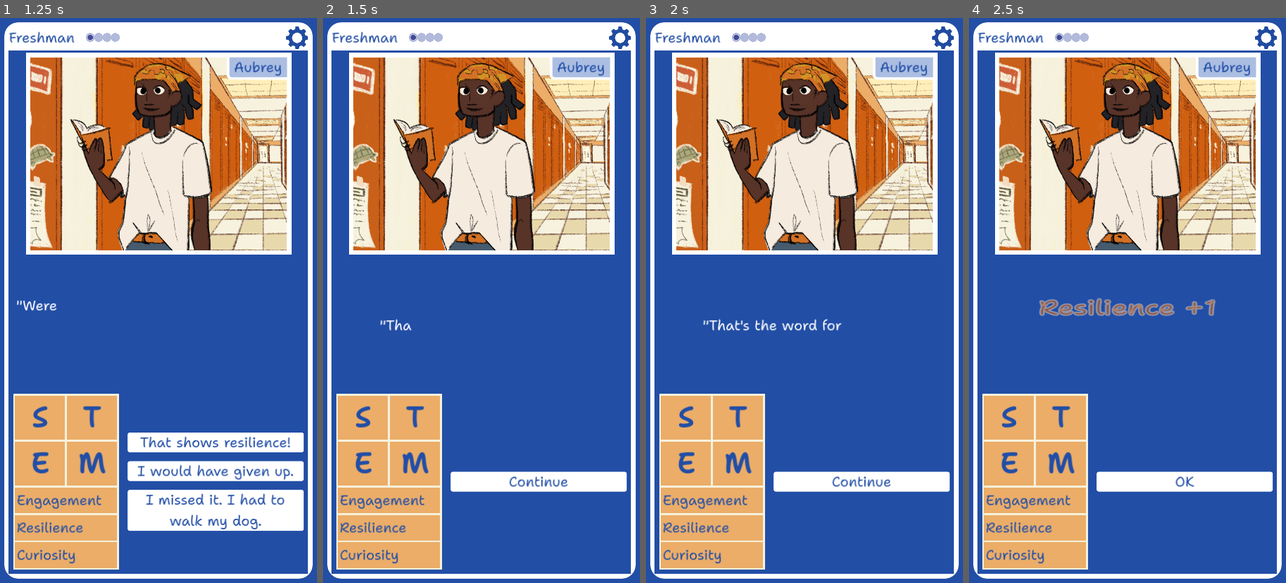
Above: before the commit, frames 1-4 (left to right).
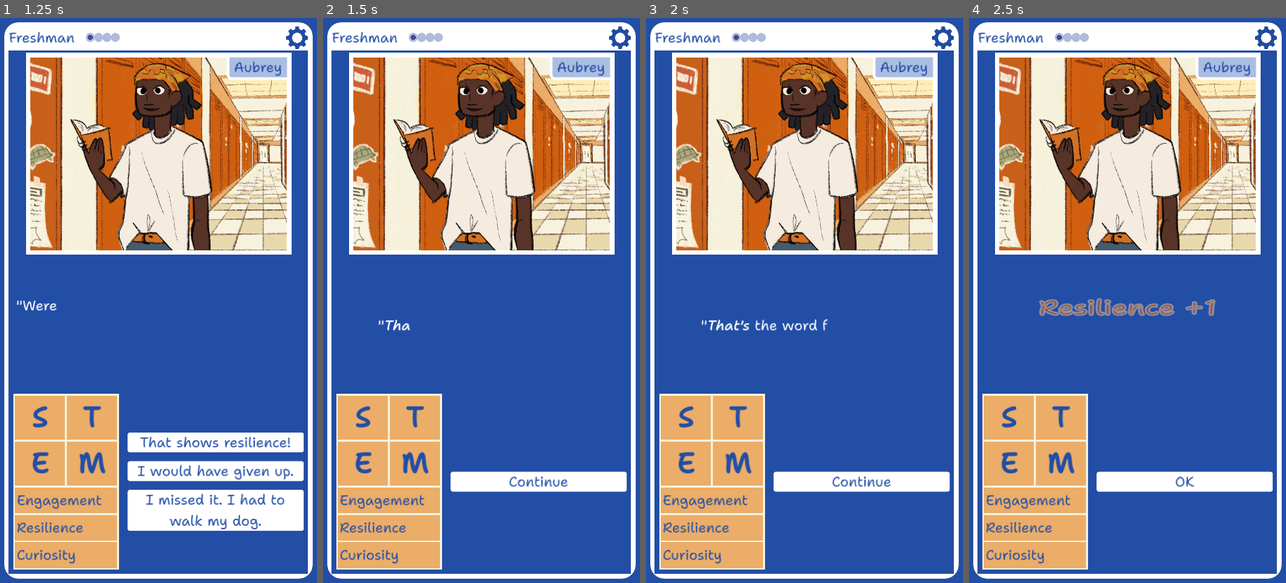
Above: after the commit, the same moments.

Repository: stem-career-paths/game
Game: Godot game, scene res://ui/screen.tscn
Two runs of this game, one before a commit and one after it. Both use one fixed random seed, a clock stepped at 60 frames per second and the inputs below. The engine's default icon, where the game draws it, is replaced by a stand-in: a white triangle on a blue panel in a dark square.
Inputs (mouse positions are in pixels of both pictures, inside the frame that each line leads up to):
- Up to frame 1 (1.25 s): click (158, 498) at 0.52 s
- Up to frame 2 (1.5 s): click (538, 441) at 1.27 s
- Up to frame 3 (2 s): no input
- Up to frame 4 (2.5 s): click (1184, 481) at 2 s

Frame 1 is identical in both runs. In frame 2, 0.1% of the frame differs, in the area x 17-28%, y 53-56%; in frame 3, 0.2%, in the area x 17-62%, y 53-56%; in frame 4, nothing differs.

Commit message:
Replace underline with italics

Diff:
--- a/project/story/drama_club/cast_or_crew.gd
+++ b/project/story/drama_club/cast_or_crew.gd
@@ -1,6 +1,6 @@
 extends SimpleStory
 
-var text := '"I love Drama Club! Do you want to be in the [u]cast[/u] or help me with the [u]tech[/u] side of things?"'
+var text := '"I love Drama Club! Do you want to be in the [i]cast[/i] or help me with the [i]tech[/i] side of things?"'
 
 var npc_name := "Aubrey"
 
--- a/project/story/drama_club/tech.gd
+++ b/project/story/drama_club/tech.gd
@@ -4,7 +4,7 @@
 const _DRAMA_DIR := "res://story/drama_club/"
 
 var text := [
-	'You find Hilda hip-deep in a mess of lights, wires, cables, and stands.',
+	"You find Hilda hip-deep in a mess of lights, wires, cables, and stands.",
 	'"I [b]love[/b] working on the tech side of theater! Every show gives me new challenges!"',
 ]
 
--- a/project/story/drama_club/upcoming_show.gd
+++ b/project/story/drama_club/upcoming_show.gd
@@ -3,19 +3,19 @@
 var npc_name := "Hilda"
 
 var text := [
-	'"Oh man oh man oh man. There\'s a show this weekend, and I have math [u]and[/u] English tests coming up."',
+	'"Oh man oh man oh man. There\'s a show this weekend, and I have math [i]and[/i] English tests coming up."',
 	'"I\'m [b]ROYALLY[/b] stressed."'
 ]
 
 var options := {
 	"Studying is most important": {
-		"text" : '"That is easy to say, but what if I screw up the performance?!"',
+		"text" : '"That\'s easy to say, but what if I screw up the performance?!"',
 		"effects": {
 			"mathematics": +2,
 		}
 	},
 	"Focus on the show": {
-		"text": '"Yes, I [u]NEED[/u] to do well... but I also [u]NEED[/u] to pass these tests. [b]UGH[/b]."',
+		"text": '"Yes, I [i]NEED[/i] to do well... but I also [i]NEED[/i] to pass these tests. [b]UGH[/b]."',
 	},
 	"Do both": {
 		"text": ['"I wanna do both! But it\'s really really stressful!"',
--- a/project/story/robotics_club/programming.gd
+++ b/project/story/robotics_club/programming.gd
@@ -22,7 +22,7 @@
 		}
 	},
 	"No, try something new.": {
-		"text": "I guess this is my chance, right? Maybe I will try using the 3D printer or CNC machine.",
+		"text": '"I guess this is my chance, right? Maybe I will try using the 3D printer or CNC machine."',
 		"effects": {
 			"curiosity": +1,
 			"engineering": +1
--- a/project/story/rpg/conflict.gd
+++ b/project/story/rpg/conflict.gd
@@ -12,9 +12,6 @@
 var location := "hallway"
 
 var options := {
-#	"Forget about it": {
-#		"text": '"Um... You are sure this won\'t happen again? I don\'t know."',
-#	},
 	"I will apologize": {
 		"text": '"Thanks! I\'m sure Alex will be happy to clear it up."',
 		"effects": {
--- a/project/story/rpg/game_session.gd
+++ b/project/story/rpg/game_session.gd
@@ -14,7 +14,7 @@
 	"Door-melting potion" :{
 		"text": [
 			'"You pull together every potion ingredient you might have and stir it up..."',
-			'Steven rolls a big die.',
+			"Steven rolls a big die.",
 			'"Well, the door\'s just [b]gone[/b] now. Just... melted into goop."'
 			],
 		"effects": {
@@ -24,7 +24,7 @@
 	"Pick the lock" :{
 		"text": [
 			'"With your expert tools you begin to pick the lock..."',
-			'Steven rolls a die.',
+			"Steven rolls a die.",
 			'"And the door clicks open!"'
 			],
 		"effects": {
@@ -34,8 +34,8 @@
 	"Ricochet a pebble to break the lock" :{
 		"text": [
 			'"You throw a pebble at the wall..."',
-			'Steven rolls two dice.',
-			'"And the lock snaps off, letting the door creep open."'
+			"Steven rolls two dice.",
+			'"At just the right angle! The lock snaps off, letting the door creep open."'
 		],
 		"effects": {
 			"mathematics": +1
@@ -43,8 +43,8 @@
 	},
 	"Hack the door":{
 		"text": [
-			'"[u]Hack[/u] the door? How do you- wait a minute..."',
-			'Steven rolls lots of tiny dice.',
+			'"[i]Hack[/i] the door? How do you- wait a minute..."',
+			"Steven rolls lots of tiny dice.",
 			'"You use magic to get into the door\'s head, making it forget it\'s a door. It slides open."'
 		],
 		"effects": {
--- a/project/story/starting_stories/athletic_scholarship.gd
+++ b/project/story/starting_stories/athletic_scholarship.gd
@@ -15,6 +15,6 @@
 		"text": '"Yeah! I am hoping to get a scholarship so I can afford college. It\'s expensive."',
 	},
 	"Do you want to be a professional athlete?": {
-		"text": '"Nah, I love sports and want to keep playing, though. I [u]think[/u] I\'d like to be a coach."'
+		"text": '"Nah, I love sports and want to keep playing, though. I [i]think[/i] I\'d like to be a coach."'
 	}
 }
--- a/project/story/starting_stories/big_vs_small.gd
+++ b/project/story/starting_stories/big_vs_small.gd
@@ -1,6 +1,6 @@
 extends SimpleStory
 
-var text := '"I\'ve been thinking about college. Do you think it\'s better for me to go a [u]big[/u] school or [u]small[/u] school?"'
+var text := '"I\'ve been thinking about college. Do you think it\'s better for me to go a [i]big[/i] school or [i]small[/i] school?"'
 
 var years := Year.not_year(Year.Name.FRESHMAN)
 
@@ -21,6 +21,6 @@
 		}
 	},
 	"Sell your shoes and learn to play the flute": {
-		"text": "I... never thought of that. Thanks?",
+		"text": '"I... never thought of that. Thanks?"',
 	},
 }
--- a/project/story/starting_stories/bird_banding.gd
+++ b/project/story/starting_stories/bird_banding.gd
@@ -18,7 +18,7 @@
 	},
 	"Bird Banding":
 	{
-		"text": '"I can\'t believe we found a [u]cardinal[/u]! They\'re so much bigger than I thought!"',
+		"text": '"I can\'t believe we found a [i]cardinal[/i]! They\'re so much bigger than I thought!"',
 		"effects": {
 			"engagement": +1,
 			"science": +1
@@ -26,7 +26,7 @@
 	},
 	"Video Games": {
 		"text": [
-			'You both play the best fighting game known to man: [u]Hit People With Sticks 3: [b]Steel Thunder[/b][/u].',
+			"You both play the best fighting game known to man: [i]Hit People With Sticks 3: [b]Steel Thunder[/b][/i].",
 			'"That was fun. I\'d love to be able to make my own video games someday."',
 			],
 		"effects": {
--- a/project/story/starting_stories/engagement.gd
+++ b/project/story/starting_stories/engagement.gd
@@ -12,7 +12,7 @@
 	},
 	"Don\'t feel bad.":
 	{
-		"text": '"It\'s hard not to feel [u]bad[/u] when I don\'t feel [u]good[/u]."',
+		"text": '"It\'s hard not to feel [i]bad[/i] when I don\'t feel [i]good[/i]."',
 	},
 	"Talk to your classmates!":
 	{
--- a/project/story/starting_stories/engineering_types.gd
+++ b/project/story/starting_stories/engineering_types.gd
@@ -5,7 +5,7 @@
 var text := [
 	'"Have you thought about engineering?"',
 	'"It\'s a great field to get into and there are so many different types of engineering!"',
-	'"What do [u]you[/u] like to do?"',
+	'"What do [i]you[/i] like to do?"',
 ]
 
 var options := {
--- a/project/story/starting_stories/good_teacher.gd
+++ b/project/story/starting_stories/good_teacher.gd
@@ -12,7 +12,7 @@
 	"You should be a teacher aid": {
 		"text": [
 			'"Oh, I guess I could! I\'ll have to ask her about that. I\'d love to help prep labs."',
-			'"And she could probably write me a [u]great[/u] recommendation for college or scholarships!"'
+			'"And she could probably write me a [i]great[/i] recommendation for college or scholarships!"'
 		],
 		"effects": {
 			"science": +1,
--- a/project/story/starting_stories/liberal_arts.gd
+++ b/project/story/starting_stories/liberal_arts.gd
@@ -28,8 +28,8 @@
 	},
 	"Liberal what now?": {
 		"text": [
-			'"Liberal arts! Like [u]English[/u], [u]Philosophy[/u], [u]History[/u], and [u]Languages[/u]."',
-			'"They aren\'t for specific jobs, but they help you learn to think for yourself."'
+			'"Liberal arts! Like [b]English[/b], [b]Philosophy[/b], [b]History[/b], and [b]Languages[/b]."',
+			'"They aren\'t [i]for[/i] any specific job, but they help you learn to think for yourself."'
 		],
 		"effects": {
 			"curiosity": +1
--- a/project/story/starting_stories/resilience.gd
+++ b/project/story/starting_stories/resilience.gd
@@ -4,7 +4,7 @@
 
 var options := {
 	"That shows resilience!": {
-		"text": '"That\'s the word for it, right."',
+		"text": '"[i]That\'s[/i] the word for it, right!"',
 		"effects": {
 			"resilience": +1
 		},
@@ -13,6 +13,6 @@
 		"text": '"But the cool thing is how the goalie didn\'t! I think it\'s worth it to see how it\'ll all end."',
 	},
 	"I missed it. I had to walk my dog.": {
-		"text": '"Ha, whatever dude. You don\'t even [u]have[/u] a dog."',
+		"text": '"Ha, whatever dude. You don\'t even [i]have[/i] a dog."',
 	}
 }
--- a/project/story/starting_stories/schedule_conflict.gd
+++ b/project/story/starting_stories/schedule_conflict.gd
@@ -7,7 +7,7 @@
 
 var npc_name := "Aubrey"
 
-var text := '"Oh no, the drama club meets the same time as robotics club! What do [u]you[/u] want to do?"'
+var text := '"Oh no, the drama club meets the same time as robotics club! What do [i]you[/i] want to do?"'
 
 var options := {
 	_DRAMA_CLUB: {
--- a/project/story/starting_stories/scouts.gd
+++ b/project/story/starting_stories/scouts.gd
@@ -1,6 +1,6 @@
 extends SimpleStory
 
-var text := '"Sometimes I feel so cooped up in here. I can\'t [u]wait[/u] to go camping this weekend with the scouts."'
+var text := '"Sometimes I feel so cooped up in here. I can\'t [i]wait[/i] to go camping this weekend with the scouts."'
 
 var location := "classroom"
 
@@ -18,9 +18,9 @@
 		}
 	},
 	"Can I come with you?": {
-		"text": '"I think so. I\'ll ask the scout leader tomorrow."',
+		"text": '"I think so? I\'ll ask the scout leader tomorrow."',
 	},
 	"OK Hippie": {
-		"text": '"Don\'t knock it til you tried it. Camping [b]RULES[/b]."',
+		"text": '"Don\'t knock it til you\'ve tried it. Camping [b]RULES[/b]."',
 	},
 }
--- a/project/story/starting_stories/skip_math.gd
+++ b/project/story/starting_stories/skip_math.gd
@@ -4,7 +4,7 @@
 
 var options := {
 	"You can\'t know too much!": {
-		"text": '"Yeah, I guess [u]then[/u] no matter what I do in college, I\'ll be ready."',
+		"text": '"Yeah, I guess [i]then[/i] no matter what I do in college, I\'ll be ready."',
 		"effects": {
 			"mathematics": +1,
 			"engagement": +1,
@@ -26,7 +26,7 @@
 	"Math is stupid. Don\'t take it.": {
 		"text": [
 			'"[b]Hey[/b]! Not taking it doesn\'t mean I don\'t like it!"',
-			'"I think I\'ll take my math class out of [u]spite[/u]."'
+			'"I think I\'ll take my math class out of [i]spite[/i]."'
 			]
 	}
 }
--- a/project/story/starting_stories/steven_dnd.gd
+++ b/project/story/starting_stories/steven_dnd.gd
@@ -21,20 +21,20 @@
 		},
 	},
 	POSITIVE["DM"]: {
-		"text": '"Great! You look a little nervous, but I think you\'ll do [u]great[/u]!"',
+		"text": '"Great! You look a little nervous, but I think you\'ll do [i]great[/i]!"',
 		"effects": {
 			"engineering": 1,
 			"curiosity": 1,
 		},
 	},
 	POSITIVE["Curious"]: {
-		"text": '"That\'s okay! I can teach you! It\'s [u]so[/u] fun, I promise!"',
+		"text": '"That\'s okay! I can teach you! It\'s [i]so[/i] fun, I promise!"',
 		"effects": {
 			"curiosity": 1,
 		}
 	},
 	"Er... No thanks. ": {
-		"text": "\"Oh, Okay.\" \nSteven walks away dejectedly.",
+		"text": '"Oh, Okay." \nSteven walks away dejectedly.',
 	},
 }
 
--- a/project/ui/animated_label.tscn
+++ b/project/ui/animated_label.tscn
@@ -1,21 +1,20 @@
-[gd_scene load_steps=5 format=3 uid="uid://cqsvt2ysd353x"]
+[gd_scene load_steps=6 format=3 uid="uid://cqsvt2ysd353x"]
 
 [ext_resource type="Script" path="res://ui/animated_label.gd" id="1_1pi1p"]
 [ext_resource type="FontFile" uid="uid://1pig17qkchw" path="res://common/ShantellSans-Regular.ttf" id="1_k2hka"]
+[ext_resource type="FontFile" uid="uid://ba4ufi7qij5me" path="res://common/ShantellSans-MediumItalic.ttf" id="2_bom3m"]
+[ext_resource type="FontFile" uid="uid://keg3v5gj6fxd" path="res://common/ShantellSans-BoldItalic.ttf" id="3_oqb8d"]
 
-[sub_resource type="FontVariation" id="FontVariation_uylus"]
+[sub_resource type="FontVariation" id="FontVariation_innil"]
 base_font = ExtResource("1_k2hka")
 variation_embolden = 0.7
-
-[sub_resource type="FontVariation" id="FontVariation_a0j2d"]
-base_font = ExtResource("1_k2hka")
-variation_embolden = 0.5
 
 [node name="AnimatedLabel" type="RichTextLabel"]
 size_flags_vertical = 4
 theme_override_fonts/normal_font = ExtResource("1_k2hka")
-theme_override_fonts/bold_font = SubResource("FontVariation_uylus")
-theme_override_fonts/bold_italics_font = SubResource("FontVariation_a0j2d")
+theme_override_fonts/bold_font = SubResource("FontVariation_innil")
+theme_override_fonts/italics_font = ExtResource("2_bom3m")
+theme_override_fonts/bold_italics_font = ExtResource("3_oqb8d")
 bbcode_enabled = true
 scroll_active = false
 autowrap_mode = 2
Binary file added: project/common/ShantellSans-BoldItalic.ttf
Not shown, added: project/common/ShantellSans-BoldItalic.ttf.import
Binary file added: project/common/ShantellSans-MediumItalic.ttf
Not shown, added: project/common/ShantellSans-MediumItalic.ttf.import
Renamed: project/common/ShantellSans-Regular_license.txt -> project/common/ShantellSans_license.txt
Not shown: 1 places in project/ui/game_screen.tscn that only renumber resources
Not shown: 1 places in project/ui/start_scene.tscn that only renumber resources
